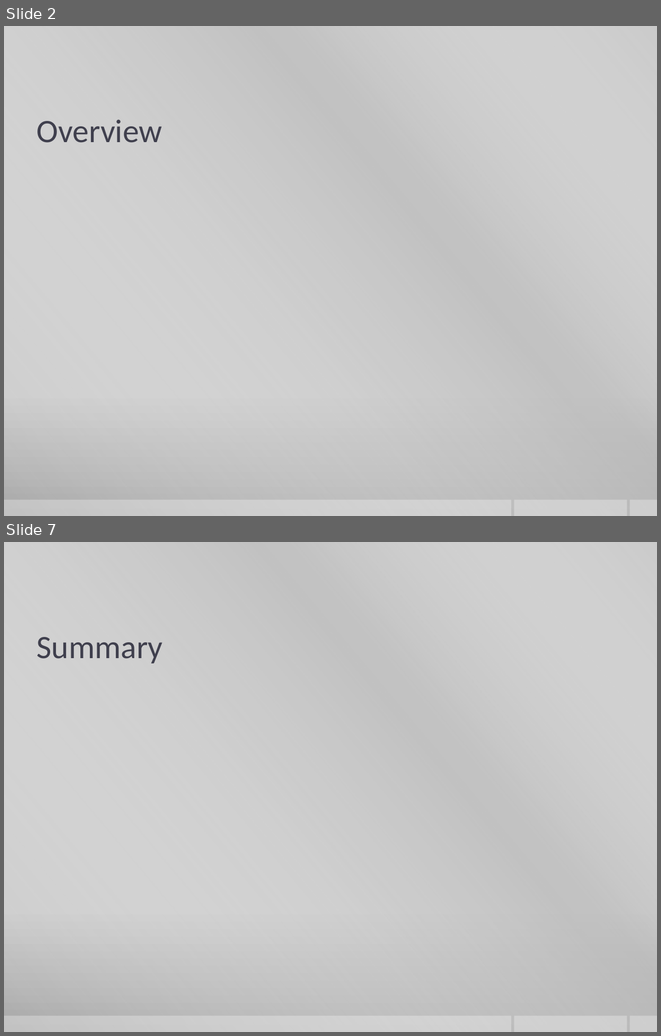
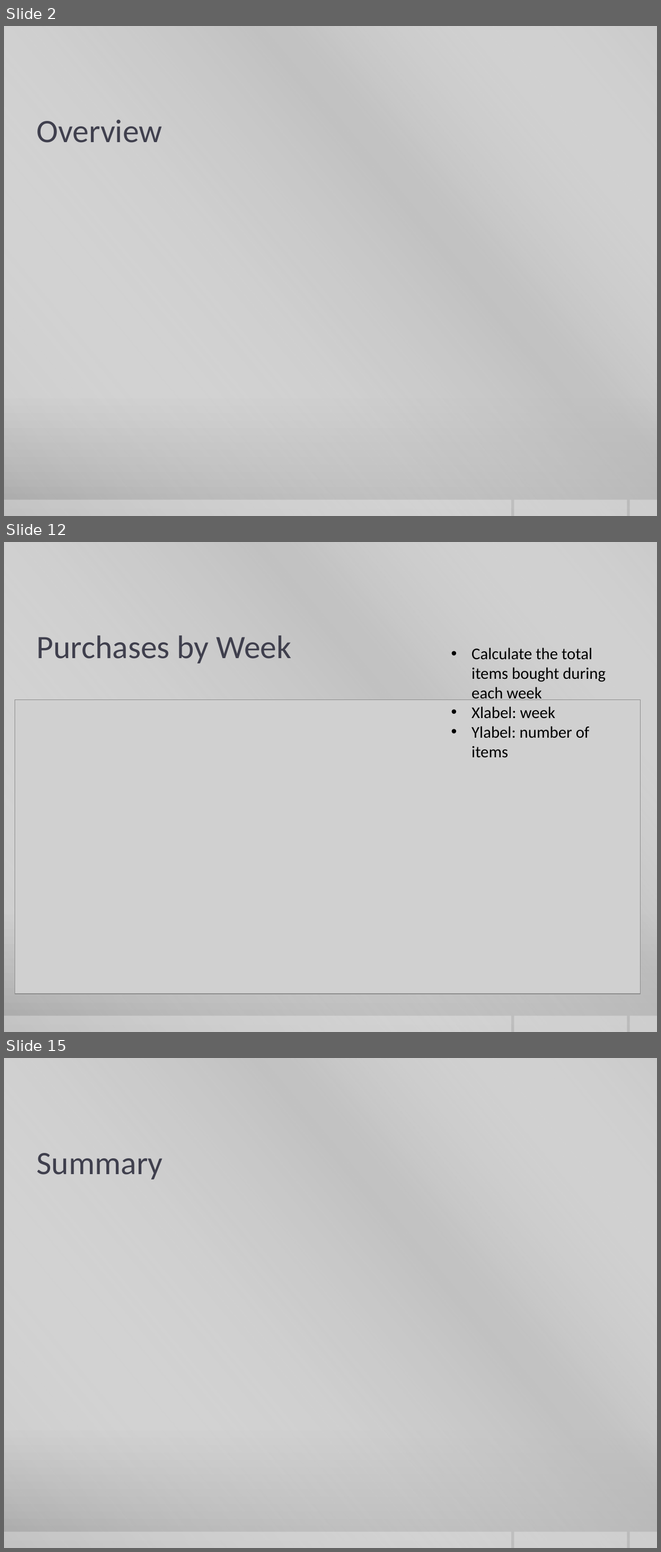
Before and after one commit to curtiskelsey/CS8370Group, a slide deck: Advertising Positioning.pptx. Shown one above the other, each under a label of ours: slides 2 and 7 before the commit, slides 2, 12 and 15 after it; the slides between them are not shown. The pictures are 661x1036 and 661x1552 pixels, drawn with LibreOffice and Linux fonts; fonts in the diff are those of the drawing; grey boxes stand for pictures; background and template pictures are left out. Boxes give left, top, right and bottom in pixels: in the first picture for what was removed or moved away, otherwise in the second. Text is boxed around its words. In the diff, an @@ line names an element or a change of style, - is before the commit and + after.

```diff
--- a/Advertising Positioning.pptx
+++ b/Advertising Positioning.pptx
@@ slide 12 added at (4, 542, 657, 1032), background gradient #CBCBCB to #C8C8C8 to #A7A7A7; not listed: 4 template elements that a slide beside it also shows @@
@@ title added at (37, 635, 292, 663), 36 pt, text #3F3F4D @@
+Purchases by Week
@@ text added at (471, 647, 606, 758), 18 pt, text #000000 @@
+• Calculate the total items bought during each week
+• Xlabel: week
+• Ylabel: number of items
@@ picture added at (15, 700, 641, 994) @@
@@ what was slide 7 is now slide 15 @@
```
Also in this commit, not shown: 4 slides changed, 7 other slides added, 16 other files.
